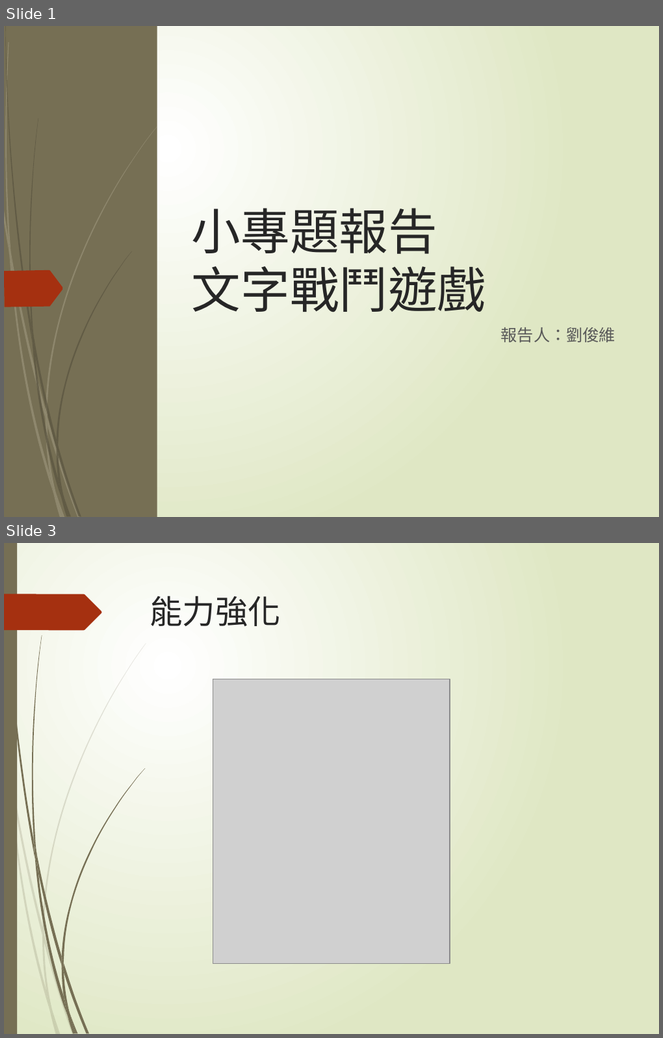
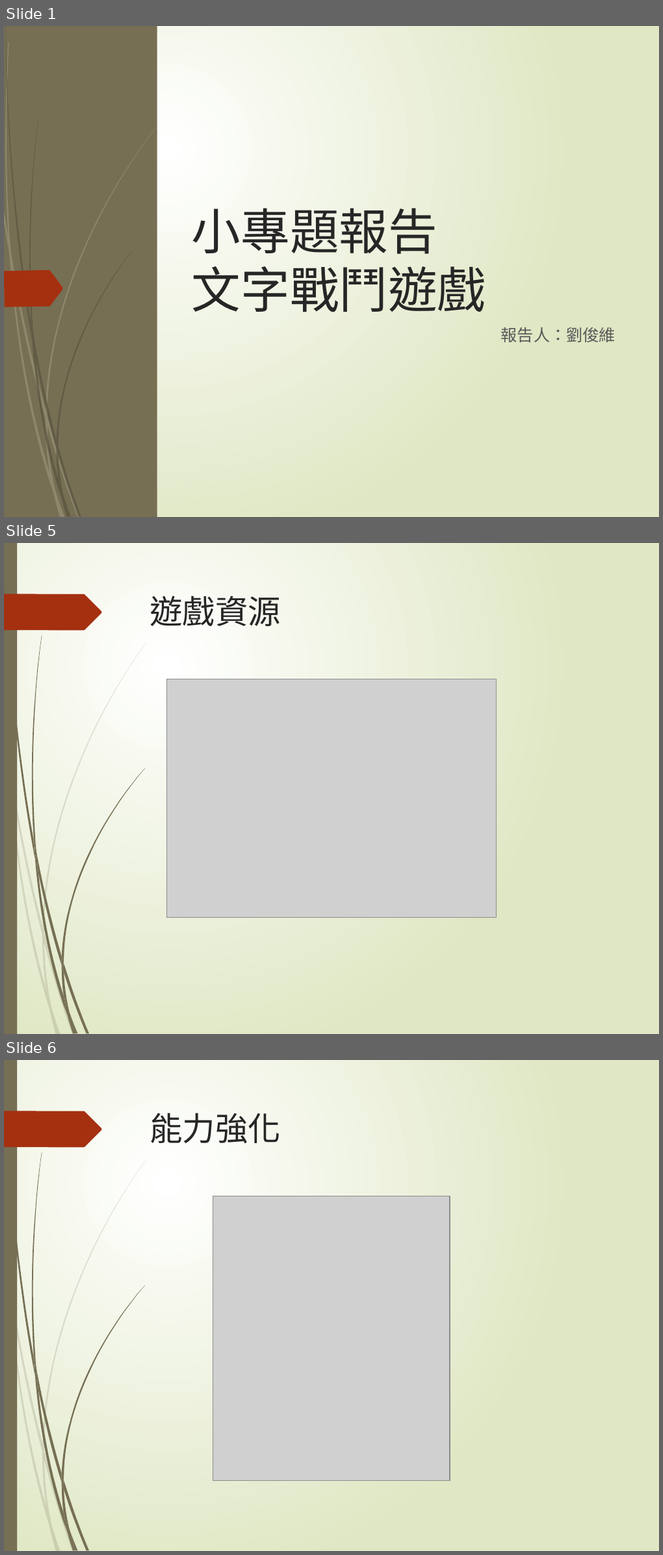
Before and after one commit to epcake/JS_project, a slide deck: intro.pptx. Shown one above the other, each under a label of ours: slides 1 and 3 before the commit, slides 1, 5 and 6 after it; the slides between them are not shown. The pictures are 663x1038 and 663x1555 pixels, drawn with LibreOffice and Linux fonts; fonts in the diff are those of the drawing; grey boxes stand for pictures. Boxes give left, top, right and bottom in pixels: in the first picture for what was removed or moved away, otherwise in the second. Text is boxed around its words. In the diff, an @@ line names an element or a change of style, - is before the commit and + after.

```diff
--- a/intro.pptx
+++ b/intro.pptx
@@ slide 5 added at (4,543,659,1034), background gradient #FFFFFF to #DFE8C4; not listed: 24 template elements that a slide beside it also shows @@
@@ title added at (150,596,281,626), 36 pt, text #262626 @@
+遊戲資源
@@ picture added at (166,679,496,917) @@
@@ what was slide 3 is now slide 6 @@
```
Also in this commit, not shown: 4 slides changed, 1 other slide added, 1 other file.
